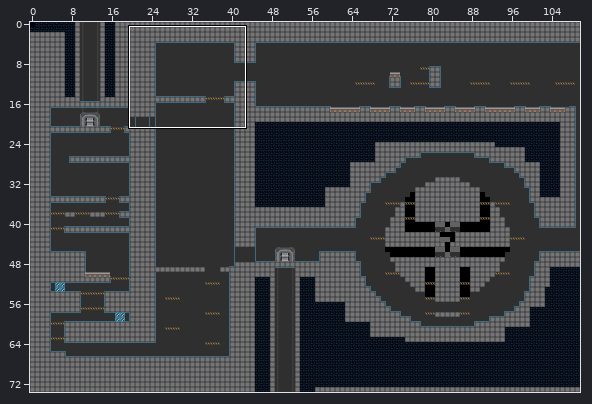
Level history. Tiled map: proj/assets/dat/level7.tmx. The picture above shows the old version from afar; the outline marks the close-up.
Close-up. Old version:
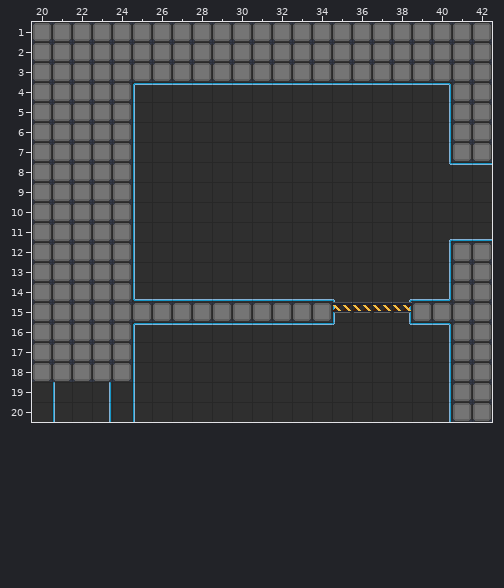
Cells are 20x20 px. Shown: x 20..42, y 1..20. The commit also changed other parts of the map, which this record leaves out.
And afterwards:
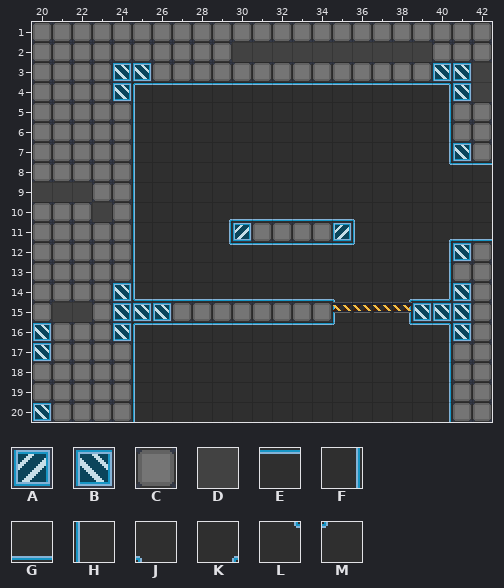
Key: from "defTile": A 19, B 19 turned 90, C 20, D 22, E 25, F 26, G 43, H 44, J 59, K 60, L 61, M 62.
_ is an empty cell.
Tiles of an added or newly shown layer are drawn over the layers below it.
Change:
{"where": "layer \"bg\""}
{"y":19,"x":21,"old":"H","new":"_"}
{"y":19,"x":23,"old":"F","new":"_"}
{"y":20,"x":21,"old":"H","new":"_"}
{"y":20,"x":23,"old":"F","new":"_"}
{"where": "layer \"light\" (added)"}
{"y":10,"x":29,"old":"________","new":"KGGGGGGJ"}
{"y":11,"x":29,"old":"_","new":"F"}
{"y":11,"x":36,"old":"_","new":"H"}
{"y":12,"x":29,"old":"________","new":"LEEEEEEM"}
{"where": "layer \"tile\""}
{"y":2,"x":30,"old":"CCCCCCCCCC","new":"DDDDDDDDDD"}
{"y":3,"x":24,"old":"CC","new":"BB"}
{"y":3,"x":40,"old":"CCC","new":"BBD"}
{"y":4,"x":24,"old":"C","new":"B"}
{"y":4,"x":41,"old":"CC","new":"BD"}
{"y":7,"x":41,"old":"C","new":"B"}
{"y":9,"x":20,"old":"CCC","new":"DDD"}
{"y":10,"x":23,"old":"C","new":"D"}
{"y":11,"x":30,"old":"______","new":"ACCCCA"}
{"y":12,"x":41,"old":"C","new":"B"}
{"y":14,"x":24,"old":"C","new":"B"}
{"y":14,"x":41,"old":"C","new":"B"}
{"y":15,"x":21,"old":"CC","new":"DD"}
{"y":15,"x":24,"old":"CCC","new":"BBB"}
{"y":15,"x":39,"old":"CCC","new":"BBB"}
{"y":16,"x":20,"old":"C","new":"B"}
{"y":16,"x":24,"old":"C","new":"B"}
{"y":16,"x":41,"old":"C","new":"B"}
{"y":17,"x":20,"old":"C","new":"B"}
{"y":19,"x":20,"old":"_____","new":"CCCCC"}
{"y":20,"x":20,"old":"_____","new":"BCCCC"}
